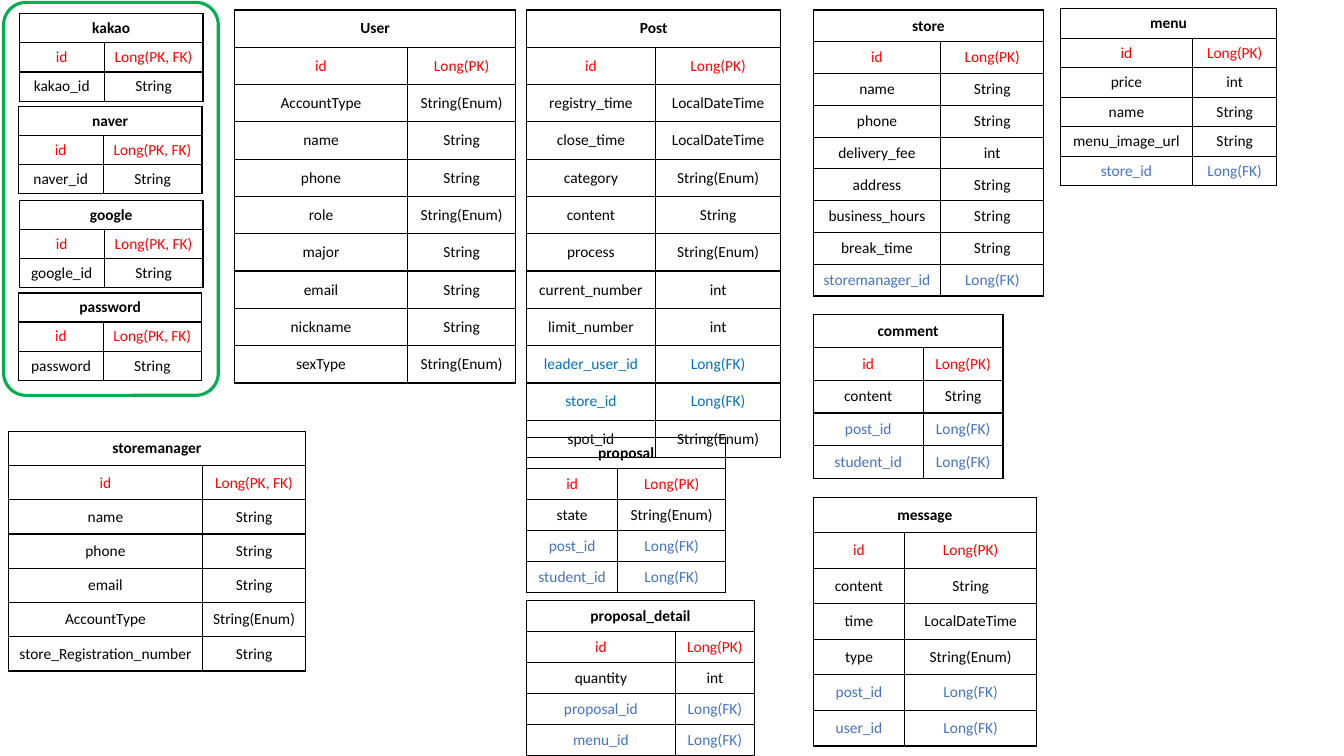
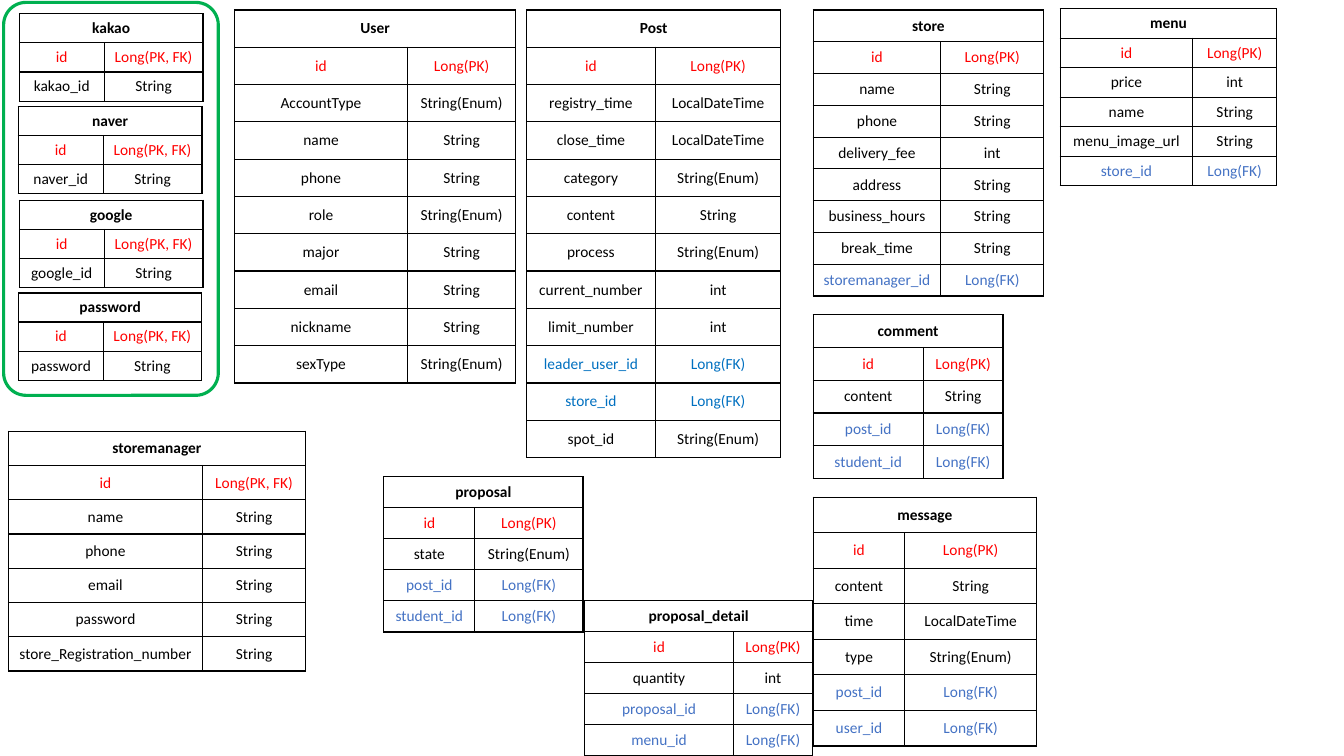
Before and after one commit to 1-n-Fee/1-n-Server, a slide deck: slide 1 of DB 설계.pptx. Drawn at 1344x756 pixels with LibreOffice and Linux fonts; fonts in the diff are those of the drawing. Boxes give left, top, right and bottom in pixels: in the first picture for what was removed or moved away, otherwise in the second. Text is boxed around its words. In the diff, an @@ line names an element or a change of style, - is before the commit and + after.

```diff
--- a/DB 설계.pptx
+++ b/DB 설계.pptx
@@ table at (8,432,306,671) @@
-row 6, column 1: AccountType
+row 6, column 1: password
-row 6, column 2: String(Enum)
+row 6, column 2: String
@@ table: place and size @@
-table at (526,438,725,593)
+table at (384,477,583,632)
@@ table: place and size @@
-table at (526,601,755,756)
+table at (585,601,814,756)
```
Also in this commit, not shown: 11 other files.
